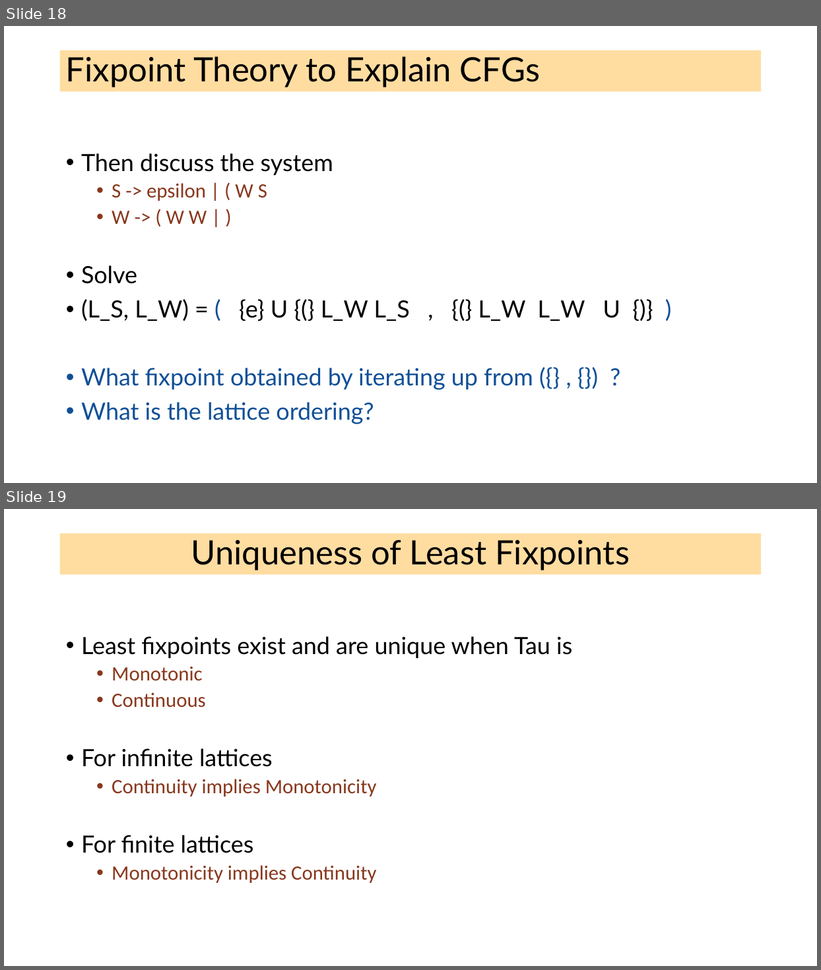
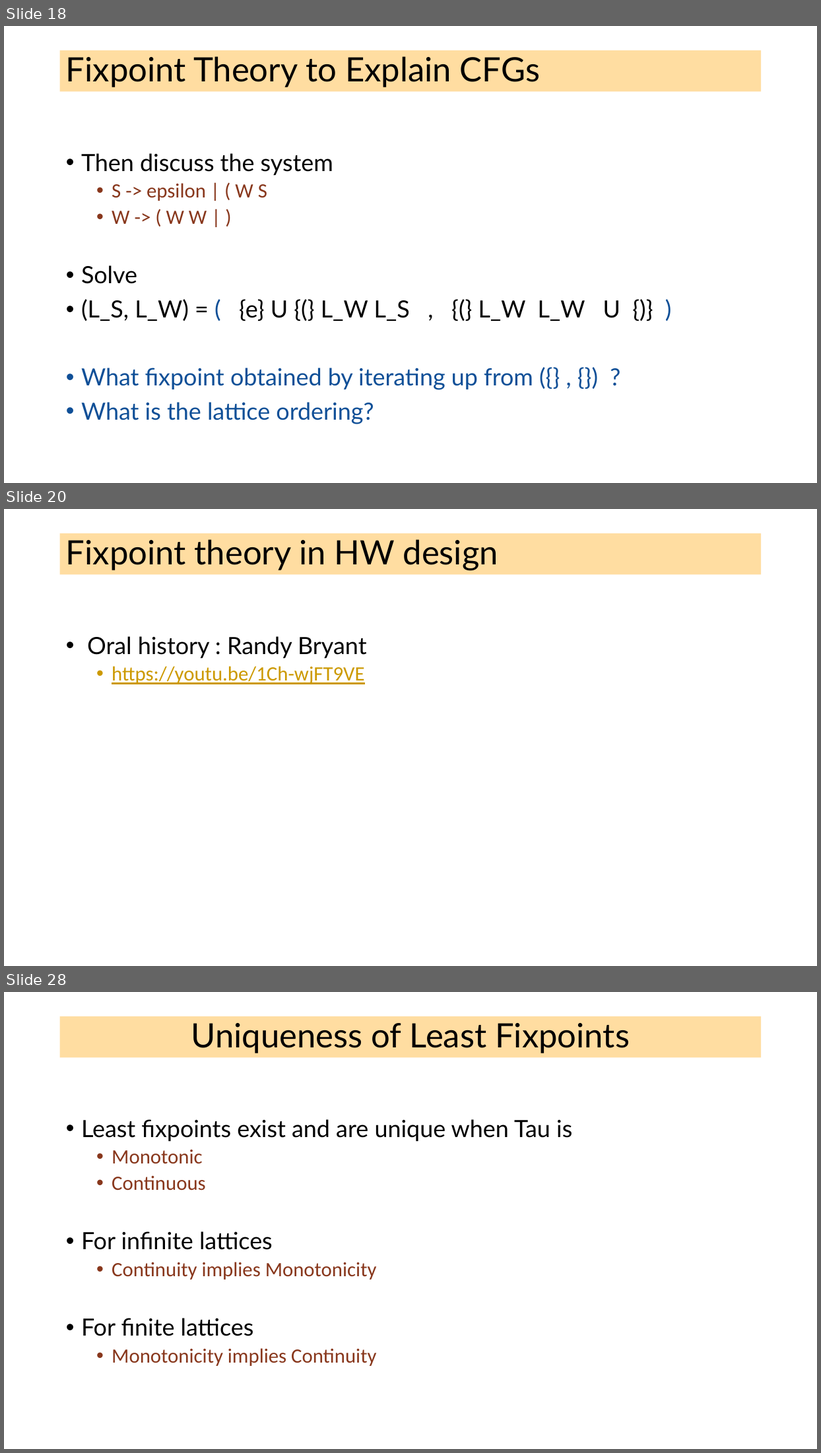
Before and after one commit to ganeshutah/cs6110s22, a slide deck: Lec21/Lec21.pptx. Shown one above the other, each under a label of ours: slides 18 and 19 before the commit, slides 18, 20 and 28 after it; the slides between them are not shown. The pictures are 821x970 and 821x1453 pixels, drawn with LibreOffice and Linux fonts; fonts in the diff are those of the drawing. Boxes give left, top, right and bottom in pixels: in the first picture for what was removed or moved away, otherwise in the second. Text is boxed around its words. In the diff, an @@ line names an element or a change of style, - is before the commit and + after.

```diff
--- a/Lec21/Lec21.pptx
+++ b/Lec21/Lec21.pptx
@@ slide 20 added at (x1=4, y1=509, x2=817, y2=966), background #FFFFFF @@
@@ title added at (x1=60, y1=533, x2=762, y2=575), fill #FFBD47 at 51% opacity, 39.6 pt, text #000000 @@
+Fixpoint theory in HW design
@@ text added at (x1=87, y1=636, x2=367, y2=685), 24 pt, text #CC9900, underline @@
+• Oral history : Randy Bryant
+  • https://youtu.be/1Ch-wjFT9VE
@@ what was slide 19 is now slide 28 @@
```
Also in this commit, not shown: 1 slide changed, 8 other slides added, 2 other files.
